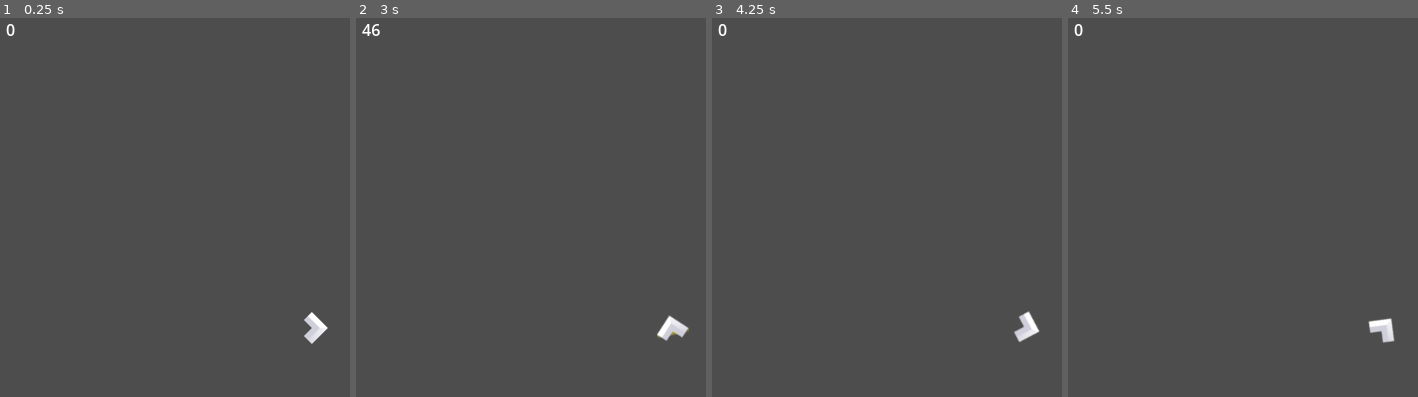
Above: before the commit, frames 1-4 (left to right).
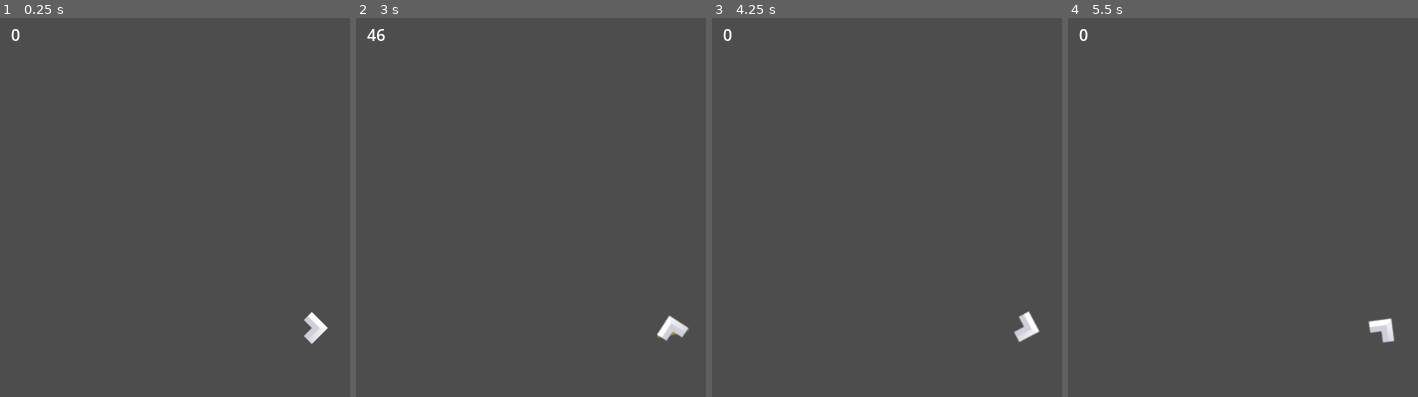
Above: after the commit, the same moments.

Repository: williamthome/backspace
Game: Godot game, scene res://scene/level/main/main_level.tscn
The game is run twice, just before and just after one commit, with the same random seed, the same clock (stepped at 60 frames per second) and the same inputs.
Inputs:
- Up to frame 1 (0.25 s): no input
- Up to frame 2 (3 s): tap Enter at 0.5 s; hold Right (rotate_right) 0.53-1.28 s; hold Down (decelerate) 0.53-1.28 s; hold Left (rotate_left) 1.28-2.03 s; tap Down (decelerate) at 1.35, 2.85 s; hold Right (rotate_right) 2.03-2.78 s; hold Down (decelerate) 2.03-2.78 s; hold Up (accelerate) from 2.78 s (still down)
- Up to frame 3 (4.25 s): release Up (accelerate) at 3.53 s; hold Left (rotate_left) from 3.53 s (still down); hold Down (decelerate) from 3.53 s (still down)
- Up to frame 4 (5.5 s): keep holding Left (rotate_left); release Down (decelerate) at 4.28 s; tap Down (decelerate) at 4.35 s; hold Down (decelerate) from 5.03 s (still down)

The runs differ from the first frame. In frame 1, less than 0.1% of the frame differs, in the area x 1-6%, y 1-7%; in frame 2, 0.1%, in the area x 1-9%, y 1-7%; in frame 3, less than 0.1%; in frame 4, less than 0.1%.

Commit message:
feat: change speed label position

Diff:
--- a/scene/level/main/main_level.tscn
+++ b/scene/level/main/main_level.tscn
@@ -10,10 +10,10 @@
 [node name="CanvasLayer" type="CanvasLayer" parent="."]
 
 [node name="SpeedLabel" type="Label" parent="CanvasLayer"]
-offset_left = 10.0
-offset_top = 10.0
-offset_right = 20.0
-offset_bottom = 36.0
+offset_left = 15.0
+offset_top = 15.0
+offset_right = 25.0
+offset_bottom = 41.0
 text = "0"
 
 [node name="GameCamera" parent="." instance=ExtResource("2_rjwpo")]
